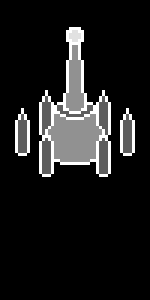
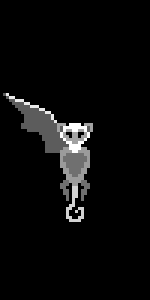
Two versions of the same layered image (150 × 300). Layer-by-layer changes:
added layer "monkey" above "wing" over [57, 123, 93, 222]
added layer "wing" above "tower" over [3, 93, 78, 153]
hid "tower" over [15, 27, 135, 177]
